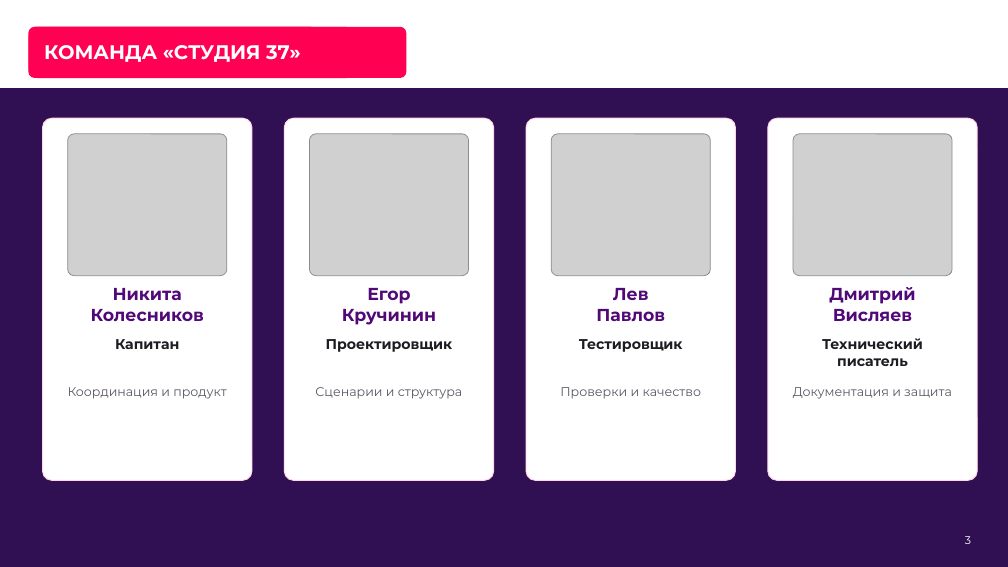
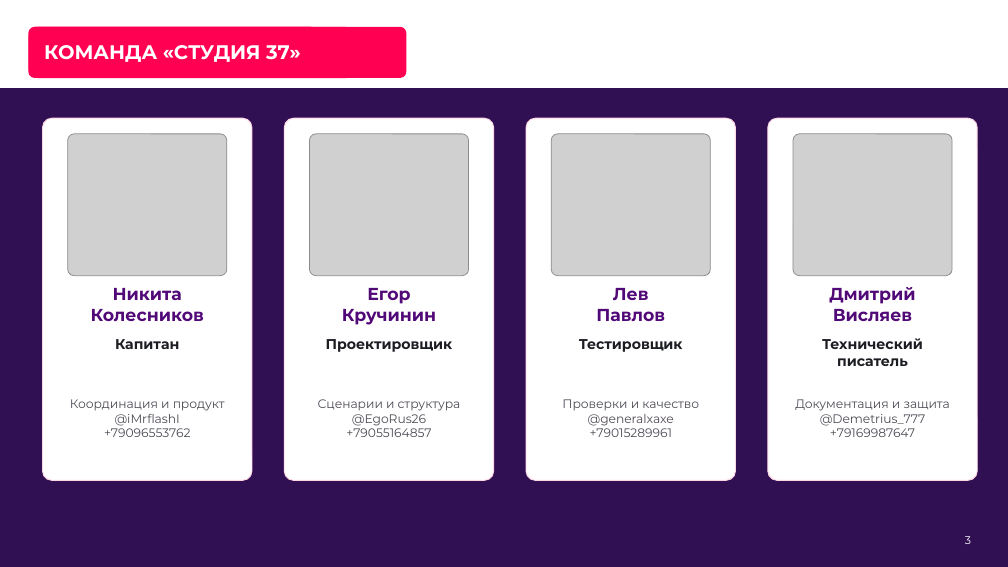
Before and after one commit to punkpsyh-hash/Fsp, a slide deck: slide 3 of docs/delivery/fsp-lct-2026.pptx. Drawn at 1008x567 pixels with LibreOffice and Linux fonts; fonts in the diff are those of the drawing; grey boxes stand for pictures; background and template pictures are left out. Boxes give left, top, right and bottom in pixels: in the first picture for what was removed or moved away, otherwise in the second. Text is boxed around its words. In the diff, an @@ line names an element or a change of style, - is before the commit and + after.

Commit message:
Include authorized team contacts in final jury presentation and documents

```diff
--- a/docs/delivery/fsp-lct-2026.pptx
+++ b/docs/delivery/fsp-lct-2026.pptx
@@ vertical alignment top to middle in 4 elements at box(70, 399, 225, 437), box(318, 399, 461, 437), box(562, 399, 699, 437), box(795, 399, 950, 437) @@
@@ text at box(70, 399, 225, 411): size 12 to 11.6 pt, text colour #5D5663 to #4F4A55 in "Координация и продукт" @@
@@ text at box(104, 414, 190, 437): paragraphs added @@
+@iMrflashI
++79096553762
@@ text at box(318, 399, 461, 411): size 12 to 11.6 pt, text colour #5D5663 to #4F4A55 in "Сценарии и структура" @@
@@ text at box(346, 410, 431, 437): paragraphs added @@
+@EgoRus26
++79055164857
@@ text at box(562, 399, 699, 411): size 12 to 11.6 pt, text colour #5D5663 to #4F4A55 in "Проверки и качество" @@
@@ text at box(588, 410, 674, 437): paragraphs added @@
+@generalxaxe
++79015289961
@@ text at box(795, 399, 950, 411): size 12 to 11.6 pt, text colour #5D5663 to #4F4A55 in "Документация и защита" @@
@@ text at box(820, 410, 925, 437): paragraphs added @@
+@Demetrius_777
++79169987647
```
Also in this commit, not shown: 19 other files.
